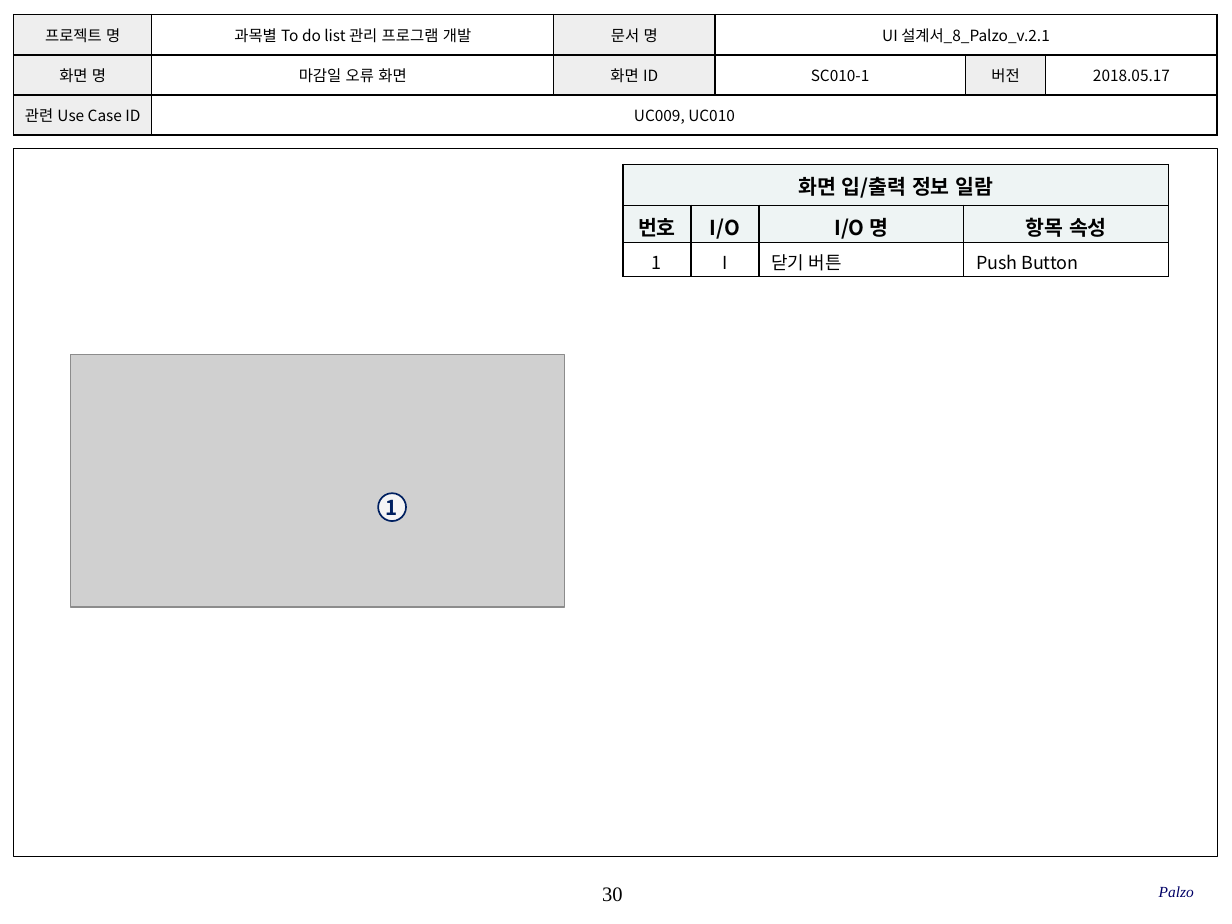
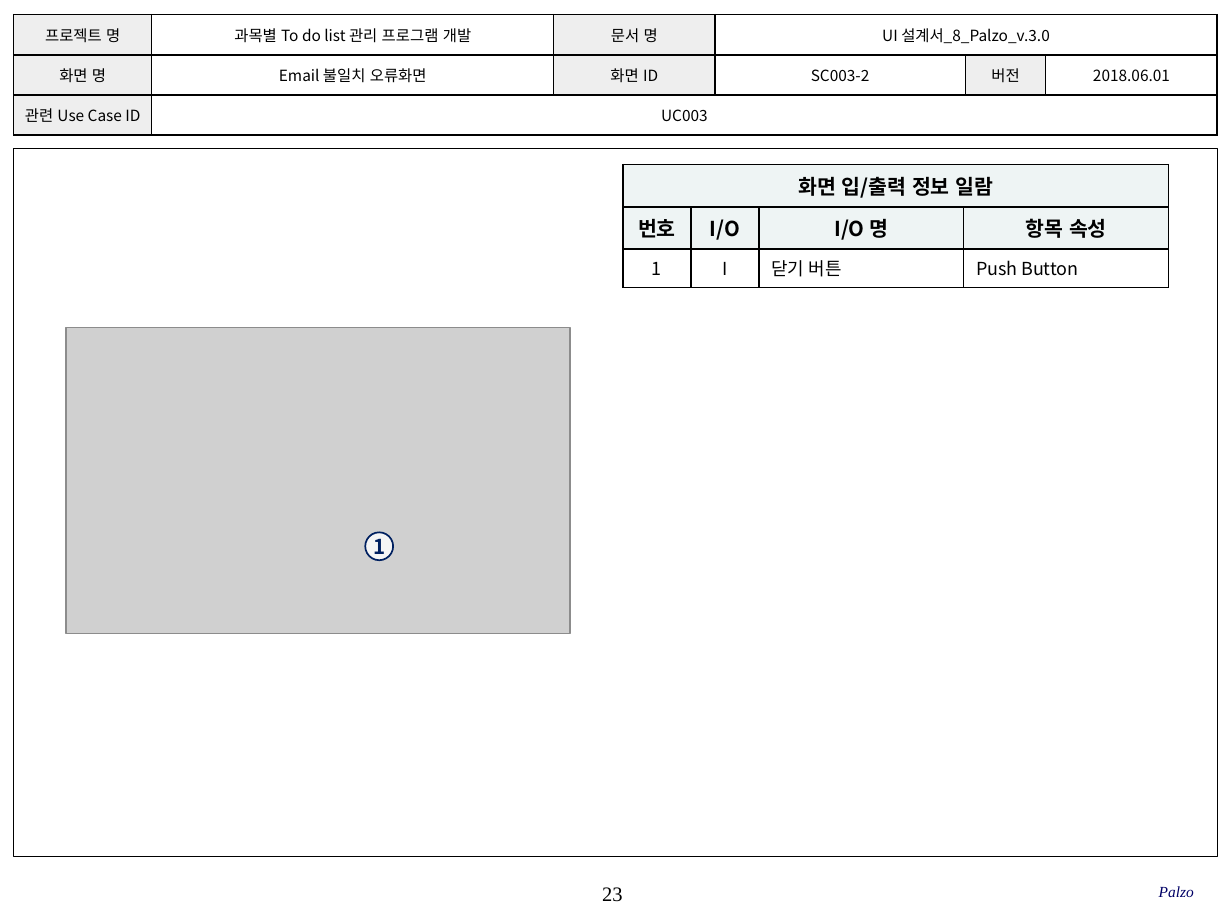
Before and after one commit to SMU-SE-Admin/18-1_8_PALZO_Doc, a slide deck: slide 23 of 03 설계/UI 설계서_8_Palzo.pptx (slide 30 before the commit). Drawn at 1232x924 pixels with LibreOffice and Linux fonts; fonts in the diff are those of the drawing; grey boxes stand for pictures; background and template pictures are left out. Boxes give left, top, right and bottom in pixels: in the first picture for what was removed or moved away, otherwise in the second. Text is boxed around its words. In the diff, an @@ line names an element or a change of style, - is before the commit and + after.

Commit message:
#1102 UI설계서 작성
화면 UI 수정, 일부 변경 (최종본)

```diff
--- a/03 설계/UI 설계서_8_Palzo.pptx
+++ b/03 설계/UI 설계서_8_Palzo.pptx
@@ table at [14,15,1216,136] @@
-row 1, column 4: UI 설계서_8_Palzo_v.2.1
+row 1, column 4: UI 설계서_8_Palzo_v.3.0
-row 2: 화면 명 | 마감일 오류 화면 | 화면 ID | SC010-1 | 버전 | 2018.05.17
+row 2: 화면 명 | Email 불일치 오류화면 | 화면 ID | SC003-2 | 버전 | 2018.06.01
-row 3, column 2: UC009, UC010
+row 3, column 2: UC003
@@ table: place and size @@
-table at [623,165,1168,276]
+table at [623,165,1168,281]
@@ picture: place and size @@
-picture at [70,355,564,607]
+picture at [67,328,570,633]
@@ ellipse "1": place and size @@
-ellipse "1" at [378,493,407,521]
+ellipse "1" at [365,532,393,561]
@@ page number at [602,887,622,902]: text changed @@
-30
+23
```
Also in this commit, not shown: 36 other slides changed, 1 slide added, 4 slides removed.
